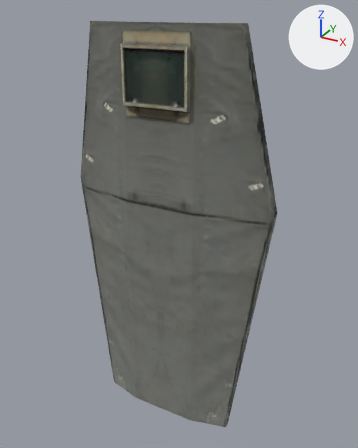
One commit to the glTF model REGOLITHclient/shield.gltf: the scene before it, then after it.
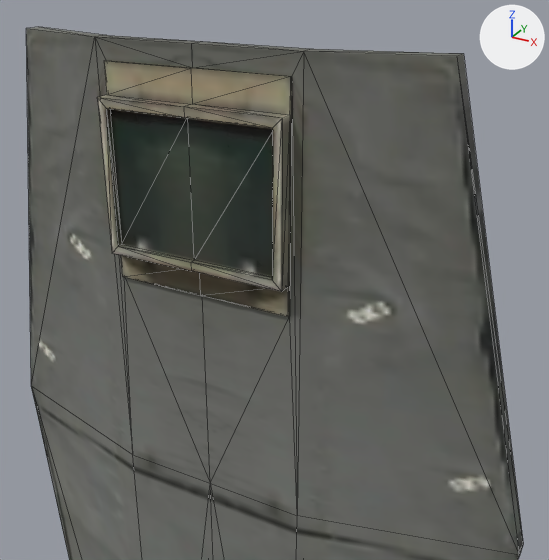
There are two pictures of each version: one whole from a 50 mm camera at (0.914, -2.089, 1.795) aimed at (0.036, -0.493, 0.997), one close up from a 50 mm camera at (0.523, -1.34, 1.85) aimed at (0.099, -0.569, 1.464). Lighting does not change. The marker at upper right points along +X, +Y and +Z. The close-ups show mesh edges as thin lines. Vertices at the same position are counted once.

The first close-up shows 'Shield.001'.
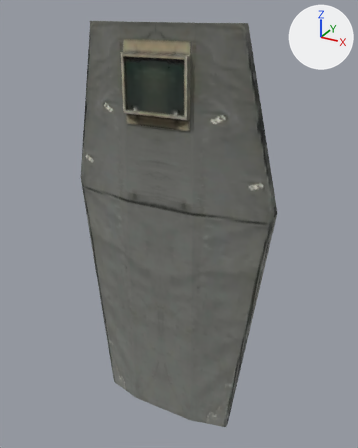
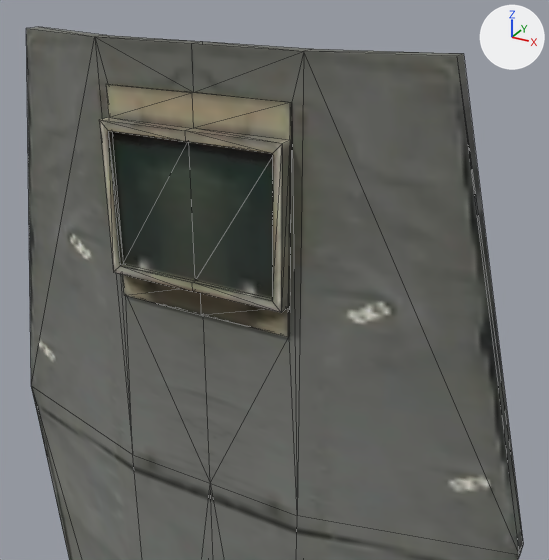
What the commit changed:
me_cube_017 has 110 vertices, 240 faces and spans x -0.43..0.43, y -0.12..0.0, z -1.21..0.44.
me_cube_017 is used by ob_shield_001; location (0.0, -0.491, 1.302).
me_cube_017 part 1: all 80 vertices in x -0.13..0.13, y -0.12..-0.05, z 0.13..0.42 are moved by (0.0, 0.0, -0.03).

What differs and where, as boxes (x1, y1, x2, y2) in the close-ups (549 x 560 px; the box of a moved part takes in the faces that stretch with it):
part 1 of me_cube_017, moved or reshaped: (95, 37, 304, 515) in both
